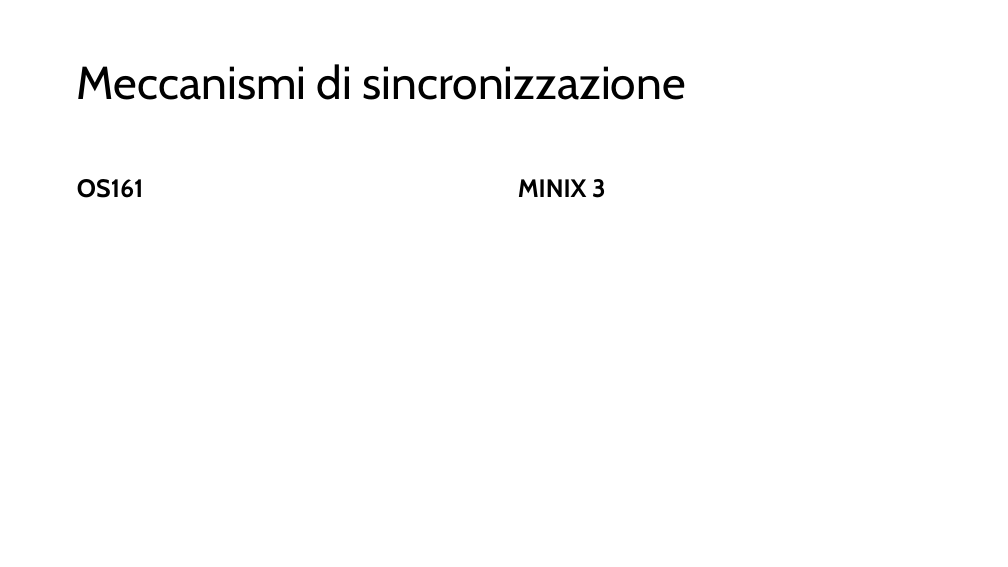
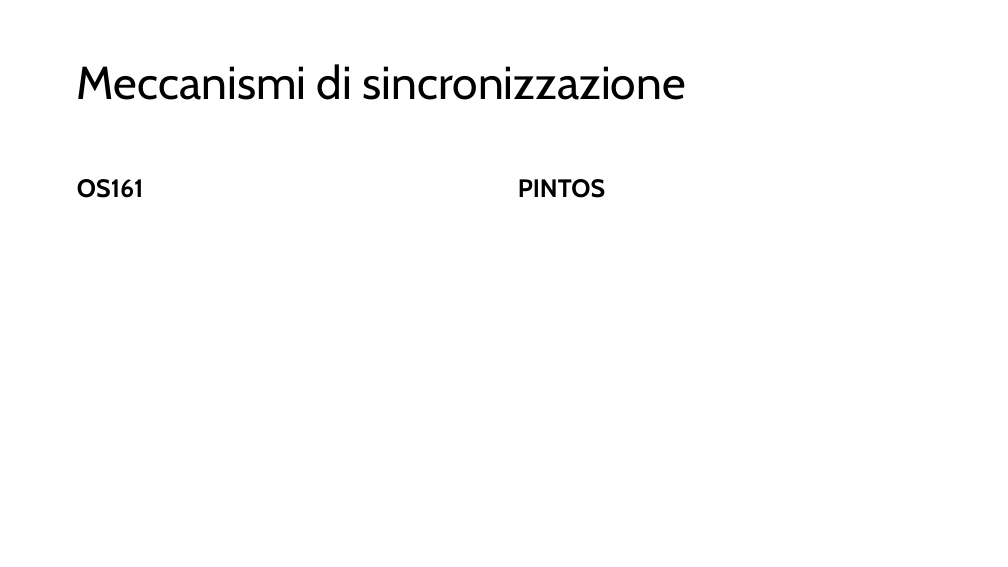
Before and after one commit to fraancyM/PintOS, a slide deck: slide 14 of Progetto_SO.pptx (slide 19 before the commit). Drawn at 1008x567 pixels with LibreOffice and Linux fonts; fonts in the diff are those of the drawing. Boxes give left, top, right and bottom in pixels: in the first picture for what was removed or moved away, otherwise in the second. Text is boxed around its words. In the diff, an @@ line names an element or a change of style, - is before the commit and + after.

```diff
--- a/Progetto_SO.pptx
+++ b/Progetto_SO.pptx
@@ text at box(518, 179, 605, 198): text changed @@
-MINIX 3
+PINTOS
```
Also in this commit, not shown: 9 other slides changed, 5 slides removed, 2 other files.
